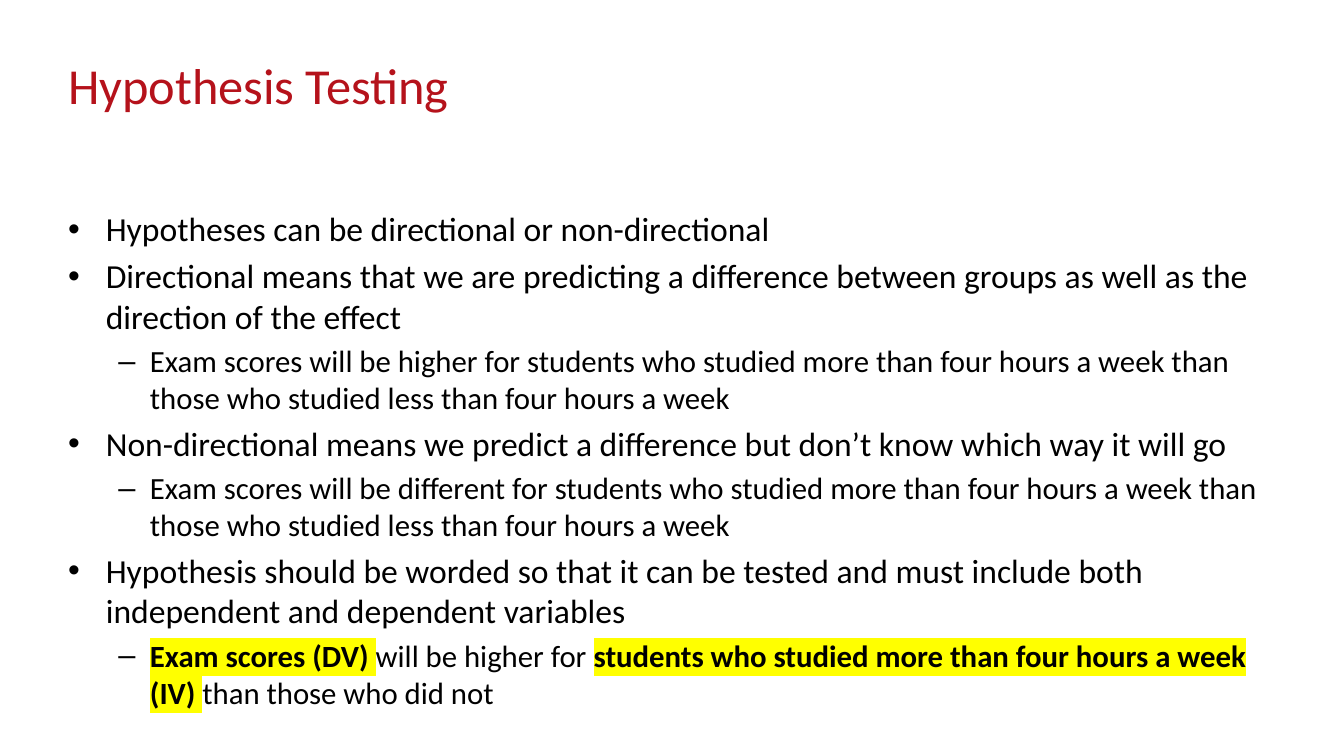
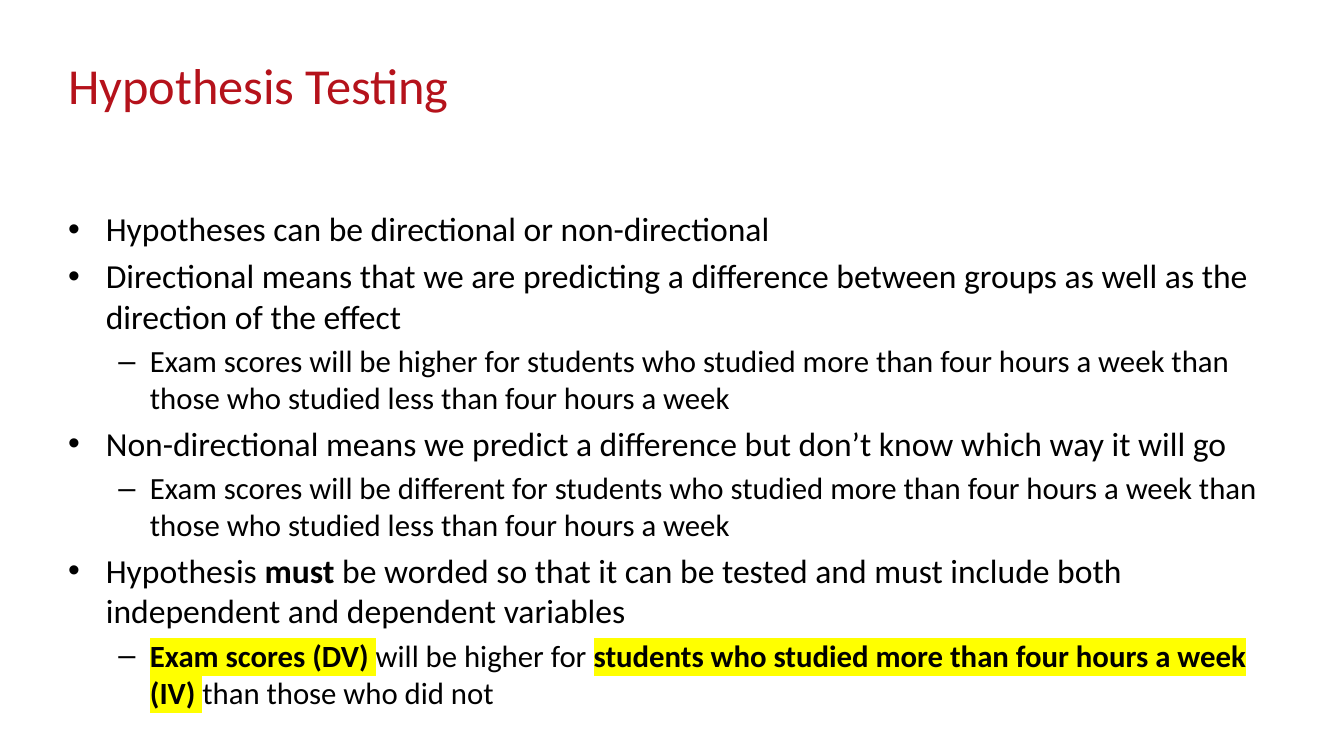
Before and after one commit to M1V0/FASS512, a slide deck: slide 8 of Week7/Week_7.pptx. Drawn at 1344x756 pixels with LibreOffice and Linux fonts; fonts in the diff are those of the drawing; background and template pictures are left out. Boxes give left, top, right and bottom in pixels: in the first picture for what was removed or moved away, otherwise in the second. Text is boxed around its words. In the diff, an @@ line names an element or a change of style, - is before the commit and + after.

```diff
--- a/Week7/Week_7.pptx
+++ b/Week7/Week_7.pptx
@@ text at [106,559,1121,629]: text changed @@
-• Hypothesis should be worded so that it can be tested and must include both independent and dependent variables
+• Hypothesis must be worded so that it can be tested and must include both independent and dependent variables
```
Also in this commit, not shown: 11 other slides changed, 54 other files.
